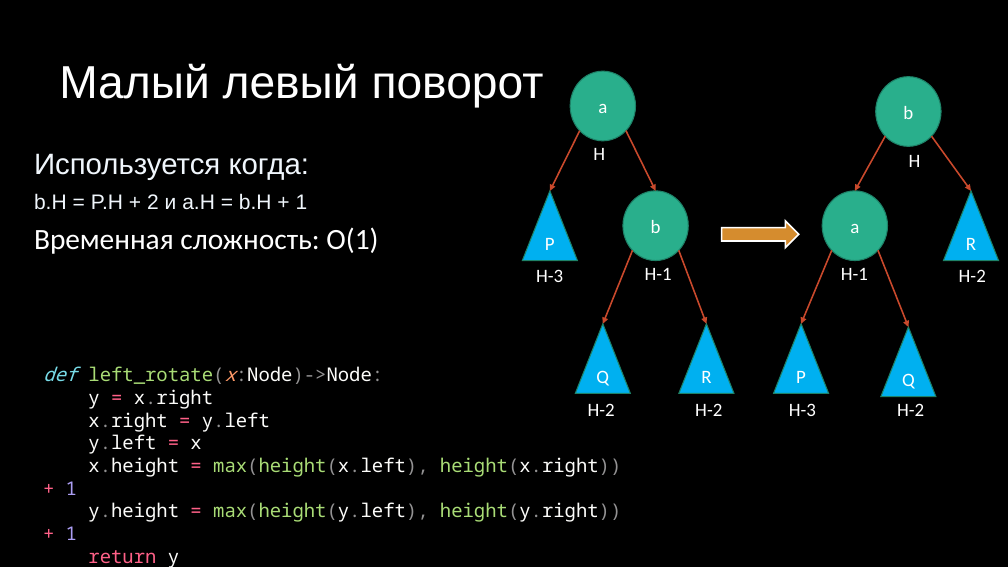
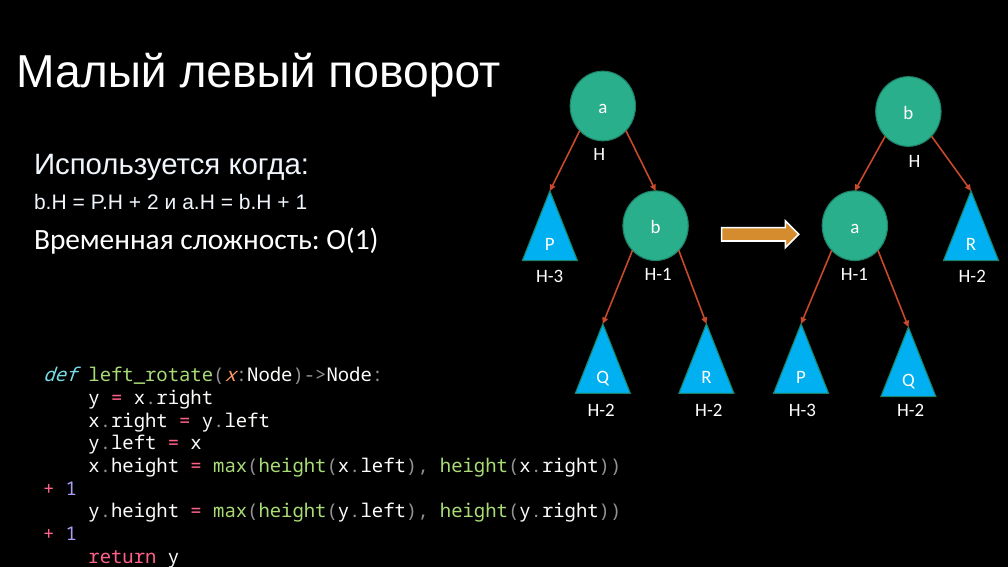
Before and after one commit to Valet-V0ult-de-Fur1e/combinatorics_and_graphs_repo, a slide deck: slide 9 of АВЛ-деревья оценка высоты авл-дерева/Презентация Миронов БИВТ-23-8.pptx. Drawn at 1008x567 pixels with LibreOffice and Linux fonts; fonts in the diff are those of the drawing. Boxes give left, top, right and bottom in pixels: in the first picture for what was removed or moved away, otherwise in the second. Text is boxed around its words. In the diff, an @@ line names an element or a change of style, - is before the commit and + after.

```diff
--- a/АВЛ-деревья оценка высоты авл-дерева/Презентация Миронов БИВТ-23-8.pptx
+++ b/АВЛ-деревья оценка высоты авл-дерева/Презентация Миронов БИВТ-23-8.pptx
@@ title "Малый левый поворот": place and size @@
-title "Малый левый поворот" at (59, 63, 544, 108)
+title "Малый левый поворот" at (16, 52, 500, 97)
```
Also in this commit, not shown: 2 other slides changed, 3 other files.
